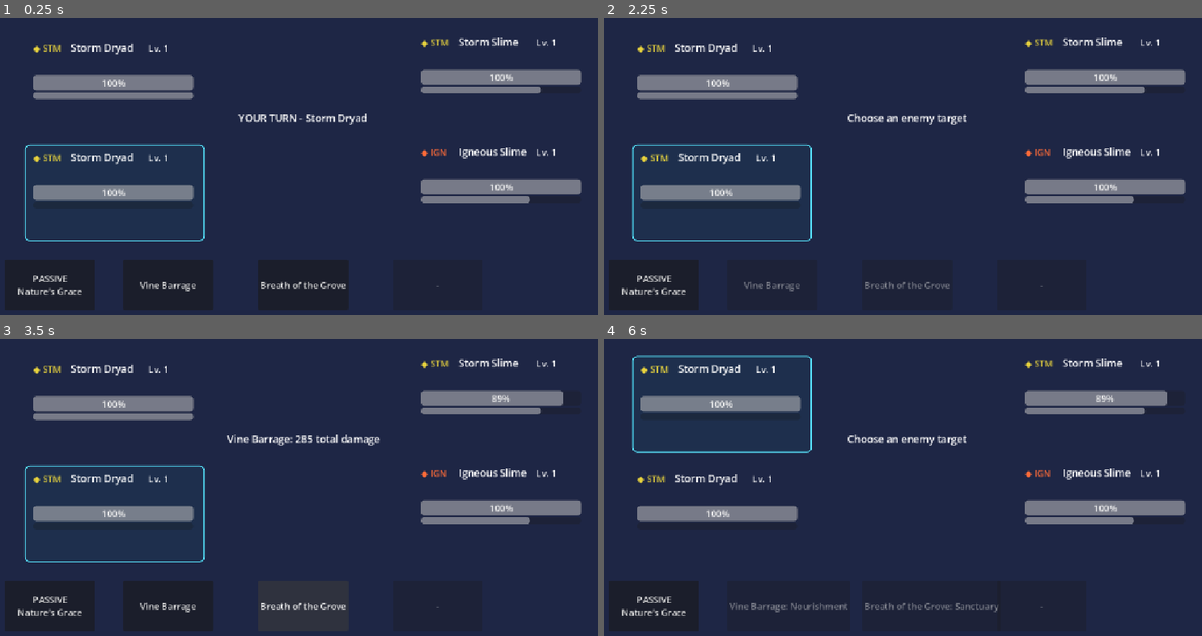
Above: before the commit, frames 1-4 (two rows, left to right).
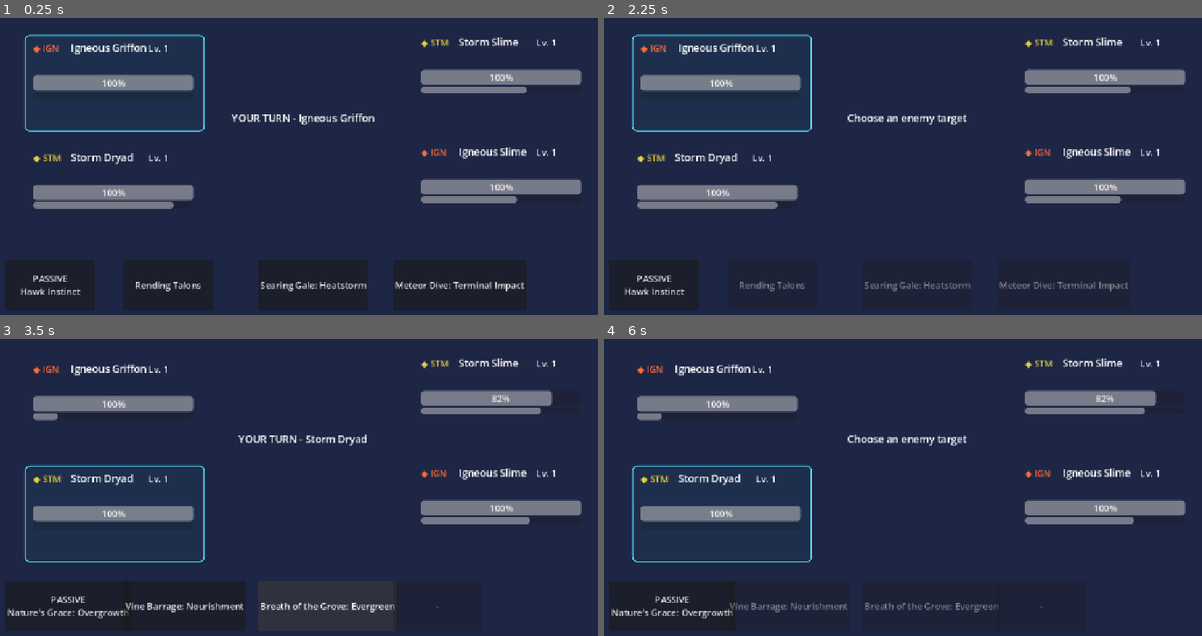
Above: after the commit, the same moments.

Repository: Akharyuu/monster-rpg
Game: Godot game, scene res://scenes/battle/battle_screen.tscn
Two runs of this game, one before a commit and one after it. Both use one fixed random seed, a clock stepped at 60 frames per second and the inputs below.
Inputs (mouse positions are in pixels of both pictures, inside the frame that each line leads up to):
- Up to frame 1 (0.25 s): no input
- Up to frame 2 (2.25 s): click "PASSIVE Nature's Grace" (after the commit: "PASSIVE Hawk Instinct") at 0.5 s; click "Vine Barrage" (after the commit: "Rending Talons") at 1.25 s; click (1106, 77) at 2.02 s
- Up to frame 3 (3.5 s): click "Breath of the Grove" (after the commit: "Searing Gale: Heatstorm") at 2.75 s
- Up to frame 4 (6 s): click "PASSIVE Nature's Grace" (after the commit: "PASSIVE Nature's Grace: Overg…") at 3.5 s; click "Vine Barrage: Nourishment" at 4.25 s; click "Breath of the Grove: Sanctuary" (after the commit: "Breath of the Grove: Evergreen") at 5 s; click (1106, 398) at 5.77 s

The runs differ from the first frame. In frame 1, 5.7% of the frame differs, in the area x 2-91%, y 5-99%; in frame 2, 4.3%; in frame 3, 3.9%; in frame 4, 3.7%.

Commit message:
Test completed Dryad and Griffon resonance kits

Diff:
--- a/godot/scenes/battle/battle_screen.gd
+++ b/godot/scenes/battle/battle_screen.gd
@@ -41,11 +41,11 @@
     allies = [
         PrototypeFactoryScript.create_level_one_monster(
             "dryad_storm",
-            1
+            5
         ),
         PrototypeFactoryScript.create_level_one_monster(
-            "dryad_storm",
-            3
+            "griffon_igneous",
+            5
         )
     ]
 
